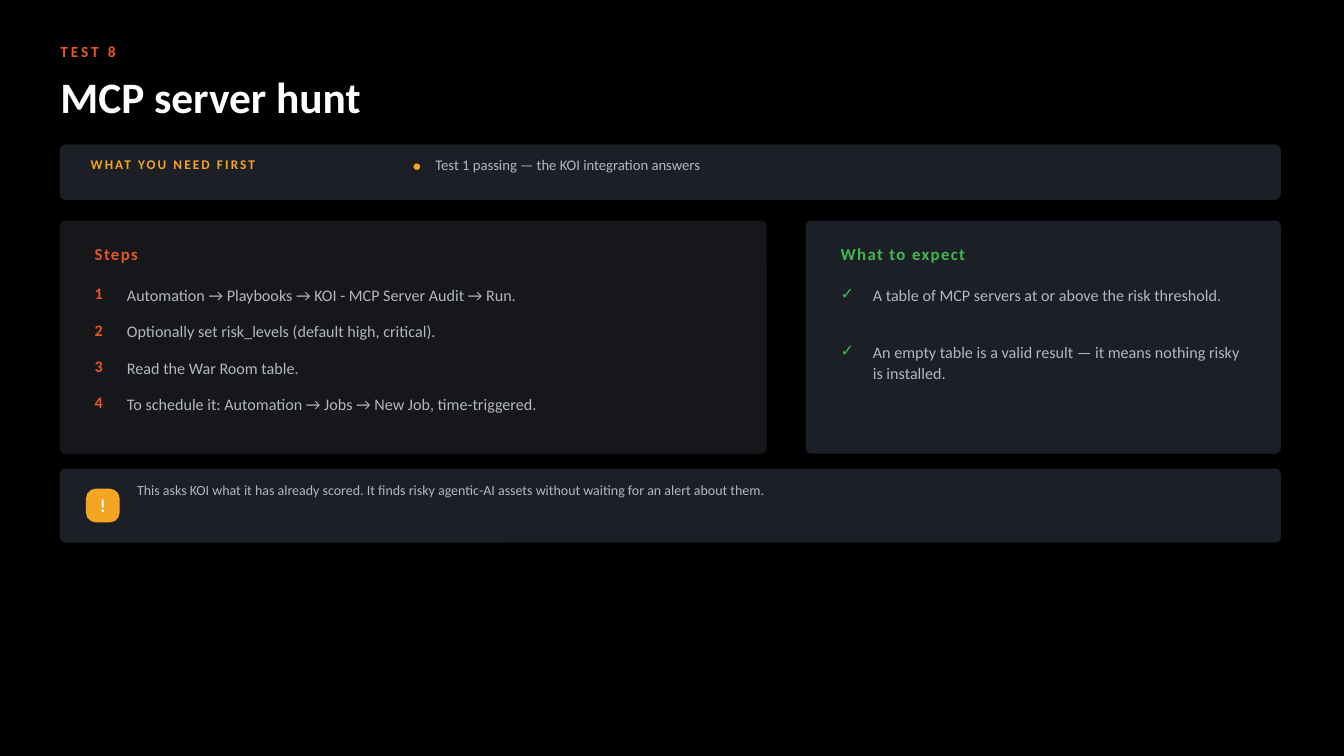
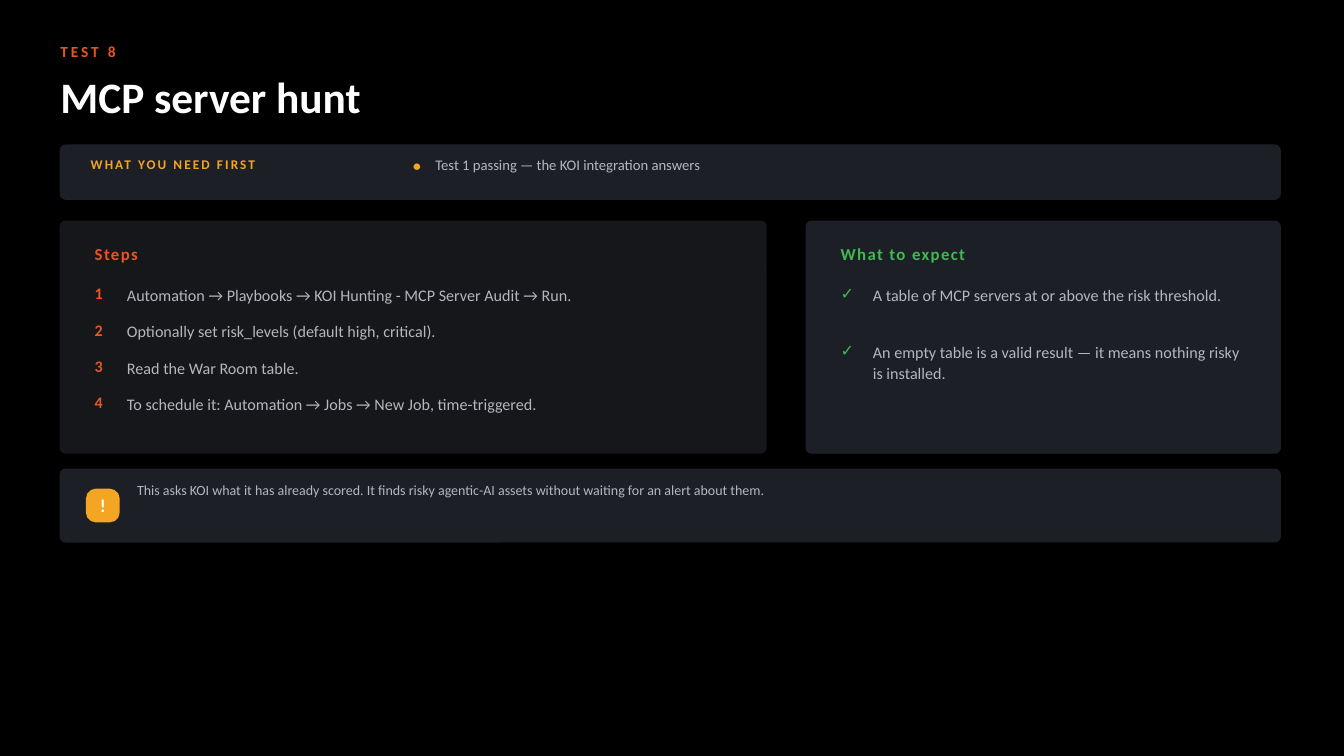
Before and after one commit to ayman-m/koi-xsiam-pack, a slide deck: slide 14 of docs/KOI_Content_Pack_Test_Guide.pptx. Drawn at 1344x756 pixels with LibreOffice and Linux fonts; fonts in the diff are those of the drawing. Boxes give left, top, right and bottom in pixels: in the first picture for what was removed or moved away, otherwise in the second. Text is boxed around its words. In the diff, an @@ line names an element or a change of style, - is before the commit and + after.

```diff
--- a/docs/KOI_Content_Pack_Test_Guide.pptx
+++ b/docs/KOI_Content_Pack_Test_Guide.pptx
@@ text at [127, 290, 572, 304]: text changed @@
-Automation → Playbooks → KOI - MCP Server Audit → Run.
+Automation → Playbooks → KOI Hunting - MCP Server Audit → Run.
```
Also in this commit, not shown: 5 other slides changed, 38 other files.
